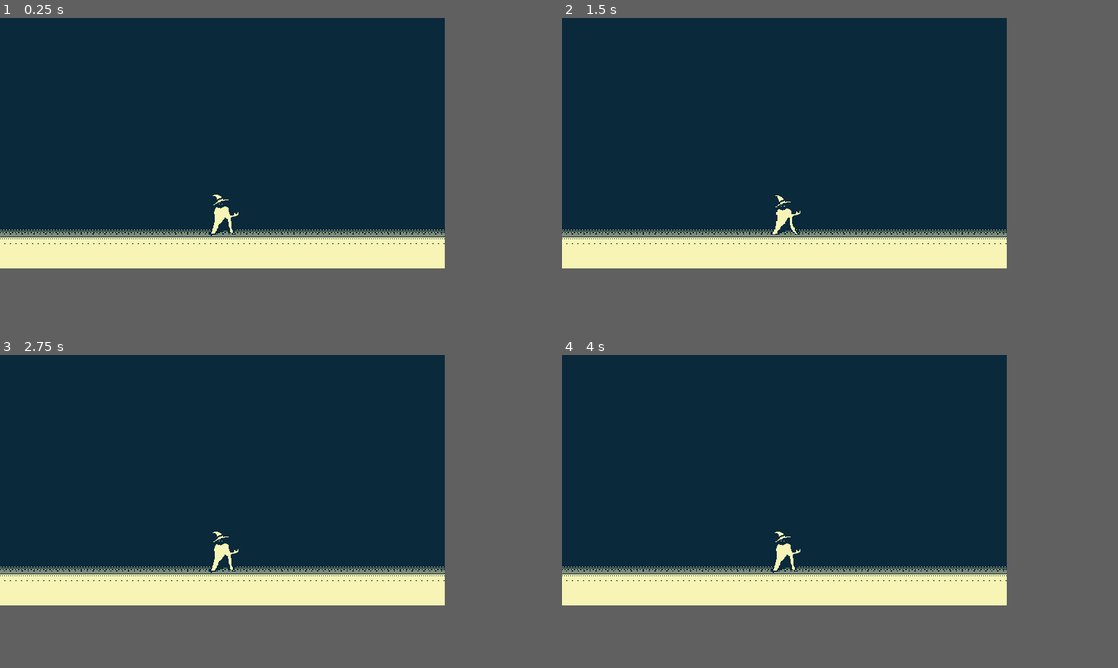
Above: before the commit, frames 1-4 (two rows, left to right).
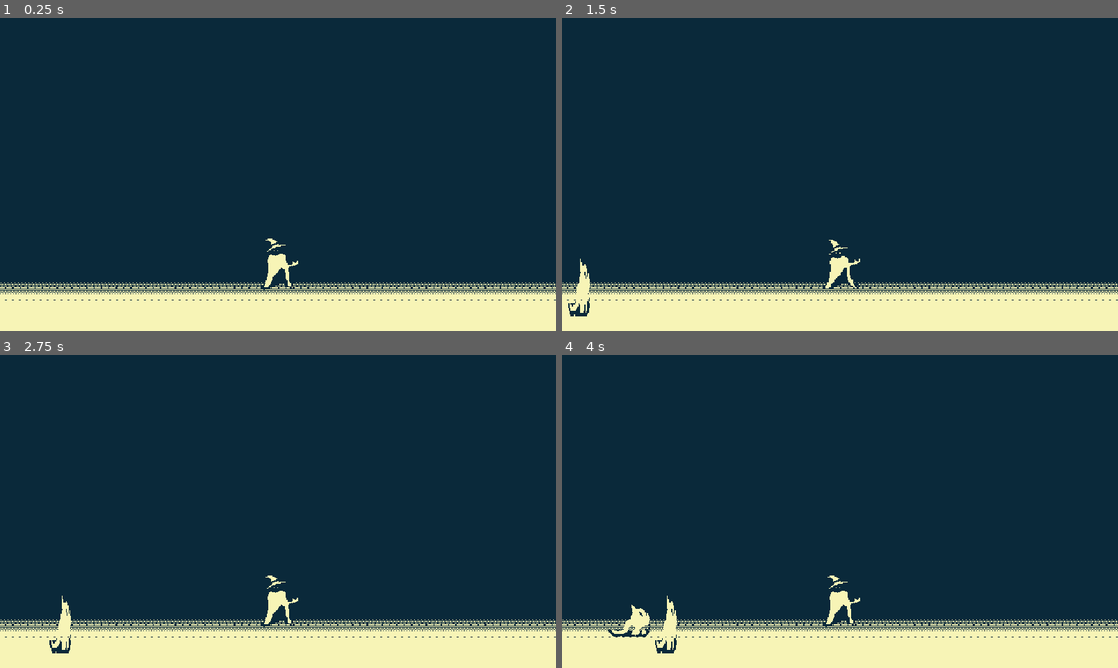
Above: after the commit, the same moments.

Repository: napstyy/shock
Game: Godot game, scene res://scenes/test_2.tscn
The game is run twice, just before and just after one commit, with the same random seed, the same clock (stepped at 60 frames per second) and the same inputs. The project has no main scene, so this scene is started directly.
Inputs:
- Up to frame 1 (0.25 s): no input
- Up to frame 2 (1.5 s): tap Enter at 0.5 s; tap 1 (Attack1, bound only after the commit) at 0.6, 1.35 s
- Up to frame 3 (2.75 s): tap 1 (Attack1, bound only after the commit) at 2.1 s
- Up to frame 4 (4 s): tap 1 (Attack1, bound only after the commit) at 2.85, 3.6 s
The window is 640x360 before the commit and 800x450 after it. Grey fills any space a smaller window leaves; there, only what the larger window draws over its background counts as a difference.

The runs differ from the first frame. In frame 1, 22% of the frame differs, in the area x 0-100%, y 56-100%; in frame 2, 22%; in frame 3, 22%; in frame 4, 22%.

Commit message:
Attacks, upgrades, spawner scene

Diff:
--- /dev/null
+++ b/prefabs/attacks/thunderpillar.tscn
@@ -0,0 +1,41 @@
+[gd_scene format=3 uid="uid://hq826c85glyk"]
+
+[ext_resource type="Script" uid="uid://cgd4kpgod6tkp" path="res://scripts/attack.gd" id="1_3exds"]
+
+[sub_resource type="RectangleShape2D" id="RectangleShape2D_8i2nt"]
+size = Vector2(50, 360)
+
+[sub_resource type="SpriteFrames" id="SpriteFrames_8mc82"]
+
+[sub_resource type="RectangleShape2D" id="RectangleShape2D_kjmiq"]
+size = Vector2(50, 360)
+
+[sub_resource type="SpriteFrames" id="SpriteFrames_qu37g"]
+
+[node name="thunderpillar" type="Node2D" unique_id=2069167653 node_paths=PackedStringArray("attack_areas") groups=["attacks"]]
+script = ExtResource("1_3exds")
+attack_areas = [NodePath("LPillar"), NodePath("RPillar")]
+attack_damage = 20
+energy_cost = 30
+
+[node name="LPillar" type="Area2D" parent="." unique_id=1699175628]
+position = Vector2(-180, 0)
+collision_layer = 4
+collision_mask = 2
+
+[node name="CollisionShape2D" type="CollisionShape2D" parent="LPillar" unique_id=766706685]
+shape = SubResource("RectangleShape2D_8i2nt")
+
+[node name="AnimatedSprite2D" type="AnimatedSprite2D" parent="LPillar" unique_id=1996235603]
+sprite_frames = SubResource("SpriteFrames_8mc82")
+
+[node name="RPillar" type="Area2D" parent="." unique_id=1836736586]
+position = Vector2(180, 0)
+collision_layer = 4
+collision_mask = 2
+
+[node name="CollisionShape2D" type="CollisionShape2D" parent="RPillar" unique_id=406644769]
+shape = SubResource("RectangleShape2D_kjmiq")
+
+[node name="AnimatedSprite2D" type="AnimatedSprite2D" parent="RPillar" unique_id=1234908370]
+sprite_frames = SubResource("SpriteFrames_qu37g")
--- a/prefabs/player.tscn
+++ b/prefabs/player.tscn
@@ -251,4 +251,9 @@
 autoplay = "idle"
 offset = Vector2(15, -34)
 
+[node name="EnergyRegenTimer" type="Timer" parent="." unique_id=1527453453]
+wait_time = 0.1
+autostart = true
+
 [connection signal="body_entered" from="Area2D" to="." method="_on_area_2d_body_entered"]
+[connection signal="timeout" from="EnergyRegenTimer" to="." method="_on_energy_regen_timer_timeout"]
--- /dev/null
+++ b/prefabs/spawner.tscn
@@ -0,0 +1,15 @@
+[gd_scene format=3 uid="uid://xtsbcs12gqpw"]
+
+[ext_resource type="Script" uid="uid://byuut5v3i328t" path="res://scripts/spawner.gd" id="1_ohdau"]
+[ext_resource type="PackedScene" uid="uid://b82yrmhbxwhu3" path="res://prefabs/ghost.tscn" id="2_jodvj"]
+[ext_resource type="PackedScene" uid="uid://c6m1sf4ew33xc" path="res://prefabs/wraith.tscn" id="3_oy8jr"]
+
+[node name="Spawner" type="Node2D" unique_id=1881567075]
+script = ExtResource("1_ohdau")
+ghost_scene = ExtResource("2_jodvj")
+wraith_scene = ExtResource("3_oy8jr")
+
+[node name="Timer" type="Timer" parent="." unique_id=1197338374]
+autostart = true
+
+[connection signal="timeout" from="Timer" to="." method="_on_timer_timeout"]
--- a/project.godot
+++ b/project.godot
@@ -18,8 +18,27 @@
 
 window/size/viewport_width=640
 window/size/viewport_height=360
+window/size/window_width_override=1280
+window/size/window_height_override=720
 window/stretch/mode="canvas_items"
 window/stretch/scale_mode="integer"
+
+[global_group]
+
+attacks=""
+
+[input]
+
+Attack1={
+"deadzone": 0.2,
+"events": [Object(InputEventKey,"resource_local_to_scene":false,"resource_name":"","device":-1,"window_id":0,"alt_pressed":false,"shift_pressed":false,"ctrl_pressed":false,"meta_pressed":false,"pressed":false,"keycode":0,"physical_keycode":49,"key_label":0,"unicode":49,"location":0,"echo":false,"script":null)
+]
+}
+Attack2={
+"deadzone": 0.2,
+"events": [Object(InputEventKey,"resource_local_to_scene":false,"resource_name":"","device":-1,"window_id":0,"alt_pressed":false,"shift_pressed":false,"ctrl_pressed":false,"meta_pressed":false,"pressed":false,"keycode":0,"physical_keycode":50,"key_label":0,"unicode":50,"location":0,"echo":false,"script":null)
+]
+}
 
 [physics]
 
--- a/scenes/test_2.tscn
+++ b/scenes/test_2.tscn
@@ -2,6 +2,8 @@
 
 [ext_resource type="Texture2D" uid="uid://b7aj0qlh3gea6" path="res://assets/BGSHOCK.png" id="1_8i2nt"]
 [ext_resource type="PackedScene" uid="uid://d2j2dagcw53r2" path="res://prefabs/player.tscn" id="2_kjmiq"]
+[ext_resource type="PackedScene" uid="uid://xtsbcs12gqpw" path="res://prefabs/spawner.tscn" id="4_8mc82"]
+[ext_resource type="PackedScene" uid="uid://hq826c85glyk" path="res://prefabs/attacks/thunderpillar.tscn" id="6_acnpl"]
 
 [node name="Test2" type="Node2D" unique_id=733101548]
 
@@ -16,4 +18,10 @@
 texture = ExtResource("1_8i2nt")
 
 [node name="player" parent="." unique_id=849173276 instance=ExtResource("2_kjmiq")]
+unique_name_in_owner = true
 position = Vector2(320, 280)
+
+[node name="thunderpillar" parent="." unique_id=2069167653 instance=ExtResource("6_acnpl")]
+position = Vector2(320, 180)
+
+[node name="Spawner" parent="." unique_id=1881567075 instance=ExtResource("4_8mc82")]
--- a/scripts/attack.gd
+++ b/scripts/attack.gd
@@ -7,22 +7,28 @@
 	ONESHOT, #Moves to point and then teleports to origin, origin should be the first point of the array
 	BOUNCE #Takes an initial vector & moves until hit edge of screen, if no initial vector chooses a random one
 }
-
+enum ATTACK_NAME{
+	THUNDERPILLAR
+}
+@export var attack_name: ATTACK_NAME
 @export var attack_areas: Array[Area2D]
-@export var attack_damage:int
+@export var attack_damage: int
 @export var energy_cost: int
 
 @export var movement_type: MOVEMENT_TYPE
 @export var movement_points: Array[Vector2]
 @export var movement_speed:float
 
-@export var attack_sprite:AnimatedSprite2D
+@export var attack_sprites: Array[AnimatedSprite2D]
 
-var nextpoint = -1
-var direction = Vector2.ZERO
+var inputname := ""
+var nextpoint := -1
+var direction := Vector2.ZERO
+var player
 
 # Called when the node enters the scene tree for the first time.
 func _ready() -> void:
+	player = get_tree().get_first_node_in_group("player")
 	if movement_points.is_empty() or movement_points[0]==Vector2.ZERO:
 		direction = Vector2(RandomNumberGenerator.new().randf(),RandomNumberGenerator.new().randf())
 	else:
@@ -31,25 +37,25 @@
 
 # Called every frame. 'delta' is the elapsed time since the previous frame.
 func _process(delta: float) -> void:
-	#if Input.action_release(actionname):
-		#attack_triggered()
-	pass
+	if Input.is_action_just_released("Attack1"):
+		attack_triggered()
 
 func _physics_process(delta: float) -> void:
 	attack_movement(delta)
-	pass
+
 
 func attack_triggered():
-	#if energyremaining - energycost >= 0:
-		#energyremaining-=energycost
+	if player.energy - energy_cost >= 0:
+		player.energy -= energy_cost
+		print(player.energy)
 		#attack_sprite.visible = true
 		#attack_sprite.play(default)
 		#await attack_sprite.animationfinished
 		for areas in attack_areas:
 			var enemies = areas.get_overlapping_bodies()
+			#print(areas.get_overlapping_bodies())
 			for enemy in enemies:
-				#enemy.takedamage (attack_damage) #TODO
-				pass
+				enemy.take_damage(attack_damage) #TEST
 
 func attack_movement(delta):
 	match movement_type:
--- a/scripts/player.gd
+++ b/scripts/player.gd
@@ -1,5 +1,30 @@
 extends Node2D
+
+#@export var energy_bar: TextureProgressBar
+
+var health := 5
+var energy := 100.0:
+	set(value):
+		energy = clamp(value,0,100)
+var energyregen = 1.0
+
+func _ready() -> void:
+	pass
 
 func _on_area_2d_body_entered(body: Node2D) -> void:
 	print(body)
 	body.queue_free()
+	health -= 1
+	if health <= 0:
+		gameover()
+
+
+func gameover():
+	print("You died")
+	get_tree().reload_current_scene()
+
+
+func _on_energy_regen_timer_timeout() -> void:
+	energy += 1.0
+	#energy_bar.value = energy
+	#print(energy)
--- a/scripts/spawner.gd
+++ b/scripts/spawner.gd
@@ -3,7 +3,10 @@
 @export var ghost_scene: PackedScene
 @export var wraith_scene: PackedScene
 @export var spawn_interval: float = 2.0
+@onready var timer: Timer = $Timer
 
+func _ready() -> void:
+	timer.wait_time = spawn_interval
 
 func spawn() -> void:
 	var enemy_scene = [ghost_scene, wraith_scene].pick_random()
--- /dev/null
+++ b/scripts/upgrade.gd
@@ -0,0 +1,26 @@
+class_name Upgrade
+extends Node
+
+enum ATTACK_NAME{
+	THUNDERPILLAR
+}
+enum UPGRADE_TYPE{
+	AREA,
+	DAMAGE,
+	ENERGYCOST,
+	SPEED
+}
+var attack_name: ATTACK_NAME
+#if groups in attacks not in tree, upgrade, otherwise add to tree
+
+func _init(att_name: ATTACK_NAME = ATTACK_NAME.THUNDERPILLAR, upgr_name: UPGRADE_TYPE = UPGRADE_TYPE.DAMAGE):
+	attack_name = att_name
+
+# Called when the node enters the scene tree for the first time.
+func _ready() -> void:
+	pass # Replace with function body.
+
+
+# Called every frame. 'delta' is the elapsed time since the previous frame.
+func _process(delta: float) -> void:
+	pass
Not shown: 1 places in prefabs/ghost.tscn that only renumber resources
Not shown: 1 places in prefabs/player.tscn that only renumber resources
Not shown: 1 places in scripts/attack_instance.tscn that only renumber resources
Not shown, added: scripts/upgrade.gd.uid
